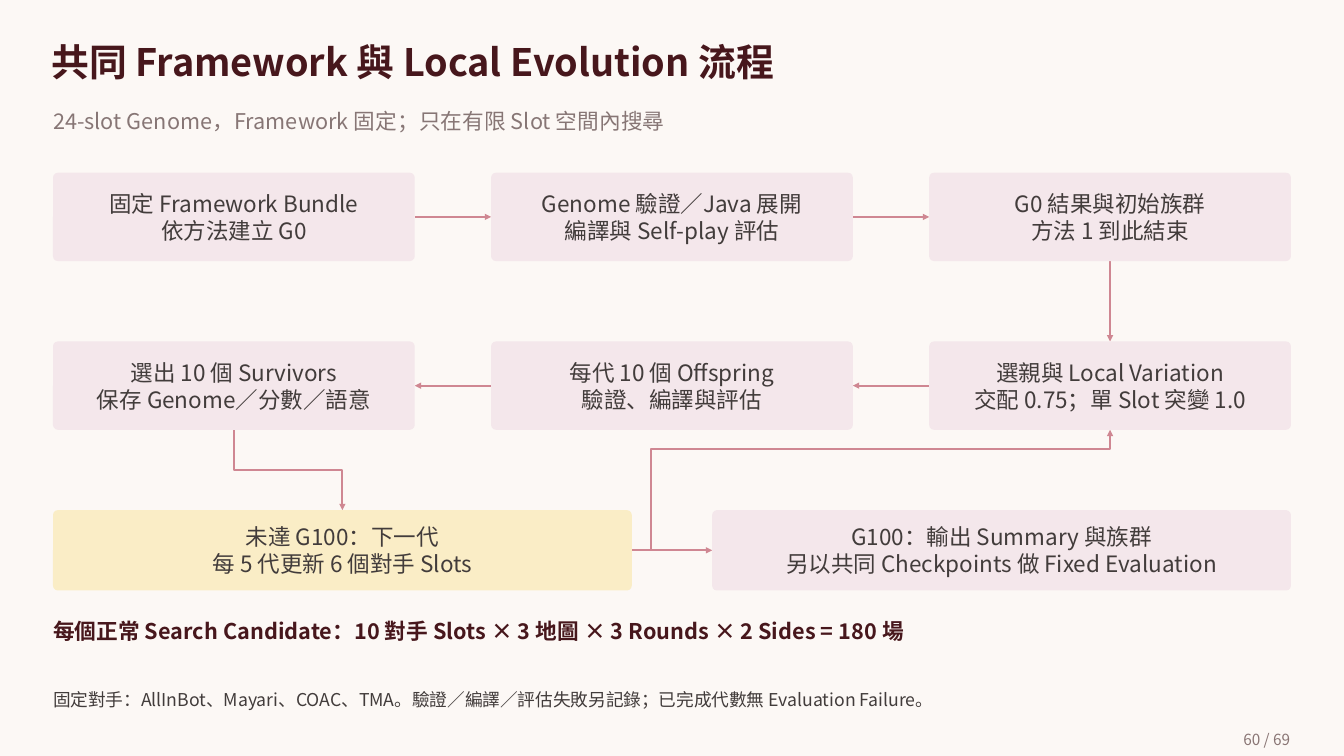
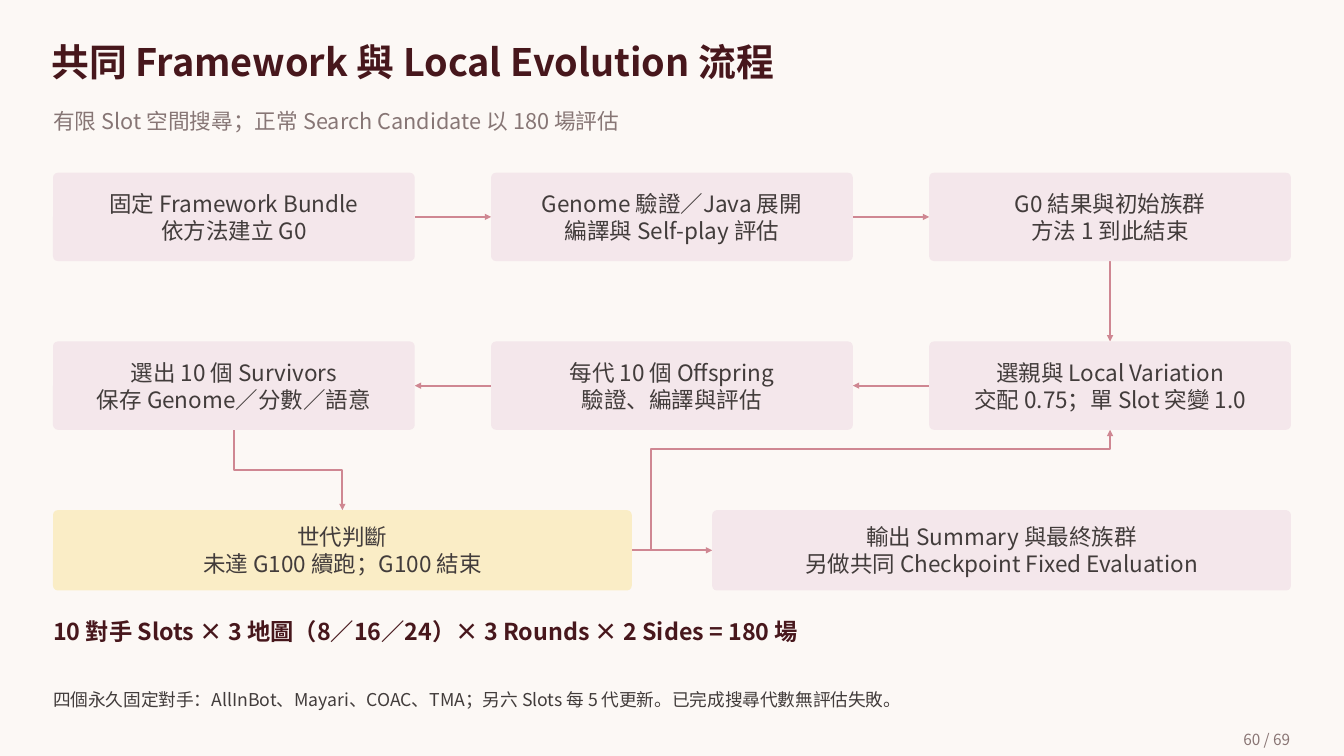
Before and after one commit to sophie8909/EAGLE, a slide deck: slide 60 of Meeting/deliverables/EAGLE.pptx. Drawn at 1344x756 pixels with LibreOffice and Linux fonts; fonts in the diff are those of the drawing; background and template pictures are left out. Boxes give left, top, right and bottom in pixels: in the first picture for what was removed or moved away, otherwise in the second. Text is boxed around its words. In the diff, an @@ line names an element or a change of style, - is before the commit and + after.

```diff
--- a/Meeting/deliverables/EAGLE.pptx
+++ b/Meeting/deliverables/EAGLE.pptx
@@ text at [53, 111, 619, 132]: text changed @@
-24-slot Genome，Framework 固定；只在有限 Slot 空間內搜尋
+有限 Slot 空間搜尋；正常 Search Candidate 以 180 場評估
@@ text in rounded rectangle at [203, 526, 482, 576]: text changed @@
-未達 G100：下一代
-每 5 代更新 6 個對手 Slots
+世代判斷
+未達 G100 續跑；G100 結束
@@ text in rounded rectangle at [805, 526, 1198, 577]: text changed @@
-G100：輸出 Summary 與族群
-另以共同 Checkpoints 做 Fixed Evaluation
+輸出 Summary 與最終族群
+另做共同 Checkpoint Fixed Evaluation
@@ text at [53, 620, 798, 642]: text changed; size 20.2 to 21.8 pt @@
-每個正常 Search Candidate：10 對手 Slots × 3 地圖 × 3 Rounds × 2 Sides = 180 場
+10 對手 Slots × 3 地圖（8／16／24）× 3 Rounds × 2 Sides = 180 場
@@ text at [53, 691, 901, 710]: text changed @@
-固定對手：AllInBot、Mayari、COAC、TMA。驗證／編譯／評估失敗另記錄；已完成代數無 Evaluation Failure。
+四個永久固定對手：AllInBot、Mayari、COAC、TMA；另六 Slots 每 5 代更新。已完成搜尋代數無評估失敗。
```
Also in this commit, not shown: 9 other slides changed, 1 slide added, 1 slide removed, 2 other files.
